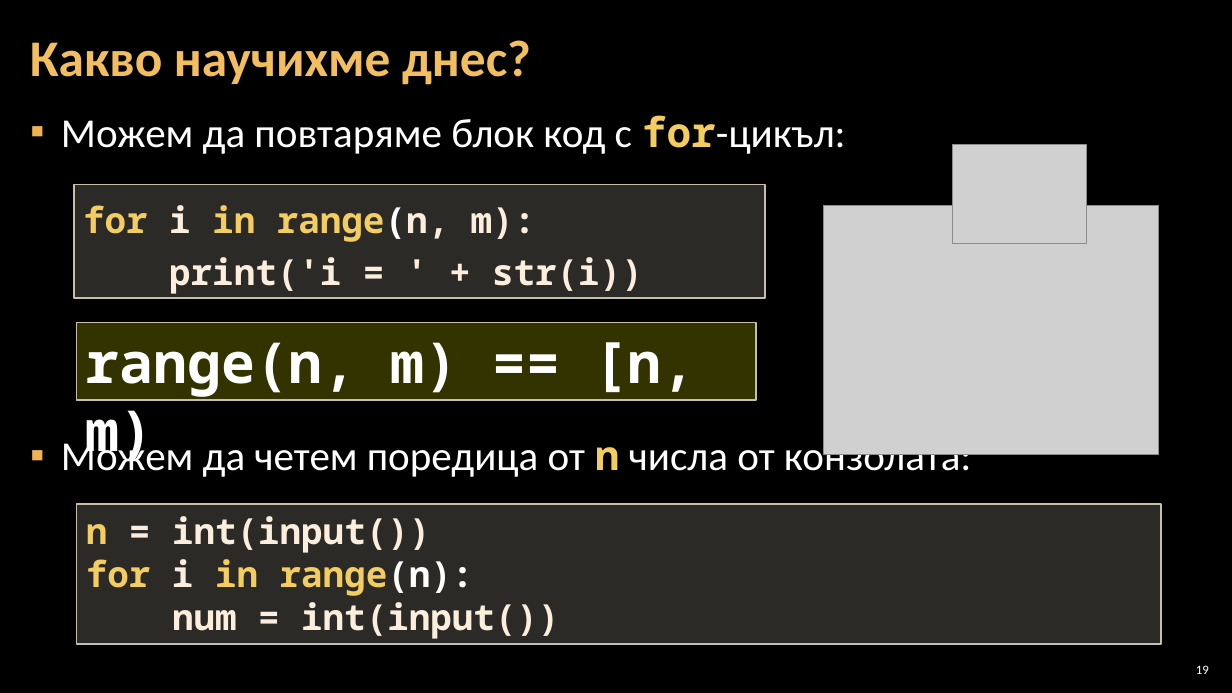
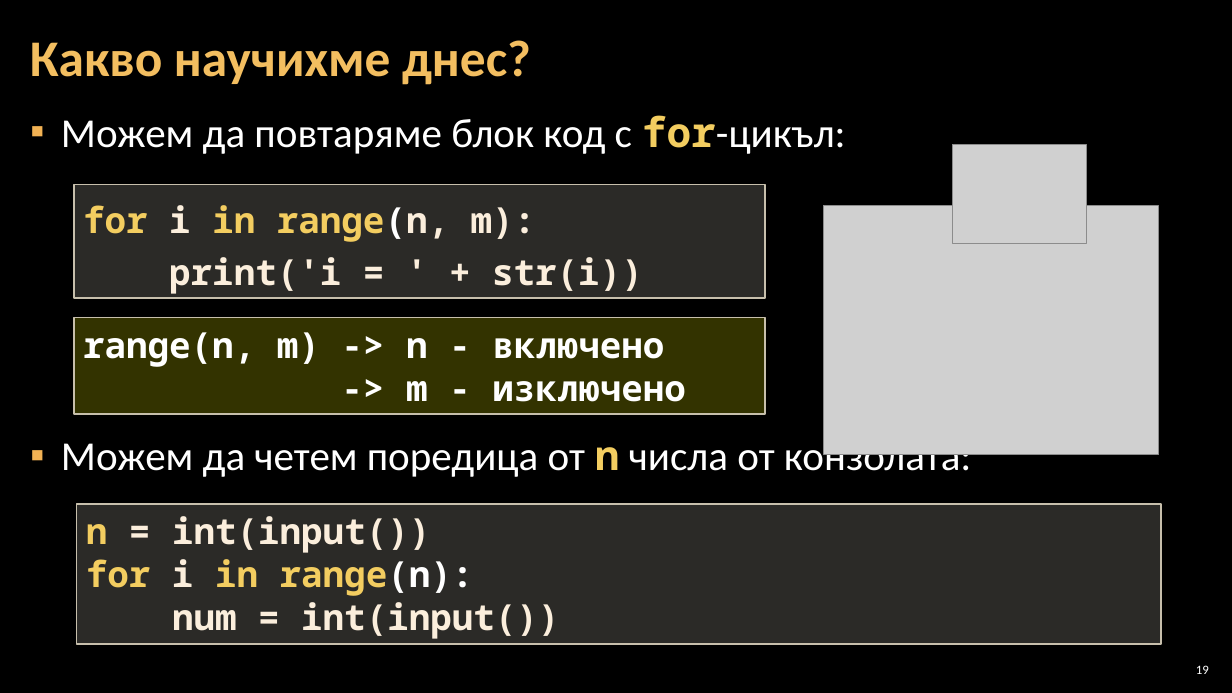
Before and after one commit to Software-University/Python-Basics, a slide deck: slide 19 of Python/5. Loops/5. Loops.pptx. Drawn at 1232x693 pixels with LibreOffice and Linux fonts; fonts in the diff are those of the drawing; grey boxes stand for pictures; background and template pictures are left out. Boxes give left, top, right and bottom in pixels: in the first picture for what was removed or moved away, otherwise in the second. Text is boxed around its words. In the diff, an @@ line names an element or a change of style, - is before the commit and + after.

```diff
--- a/Python/5. Loops/5. Loops.pptx
+++ b/Python/5. Loops/5. Loops.pptx
@@ rectangle "range(n, m) -> n - ...": place and size @@
-rectangle "range(n, m) -> n - ..." at [77,323,756,400]
+rectangle "range(n, m) -> n - ..." at [74,318,765,414]
@@ text in rectangle at [83,332,686,402]: text changed; size 44 to 28 pt @@
-range(n, m) == [n, m)
+range(n, m) -> n - включено
+-> m - изключено
```
Also in this commit, not shown: 2 other slides changed, 12 other files.
